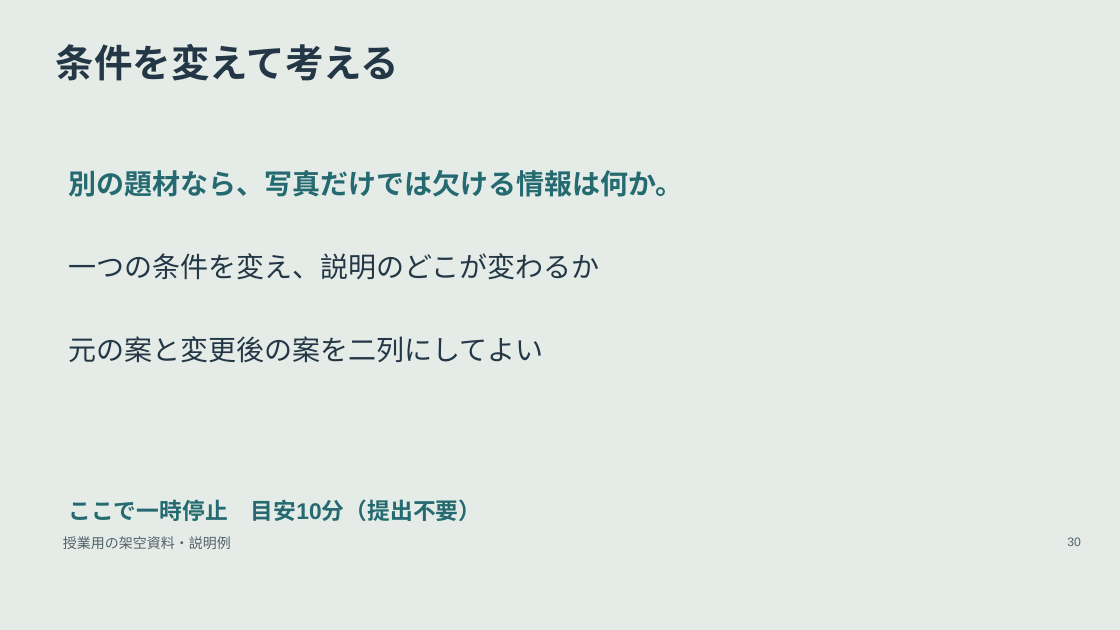
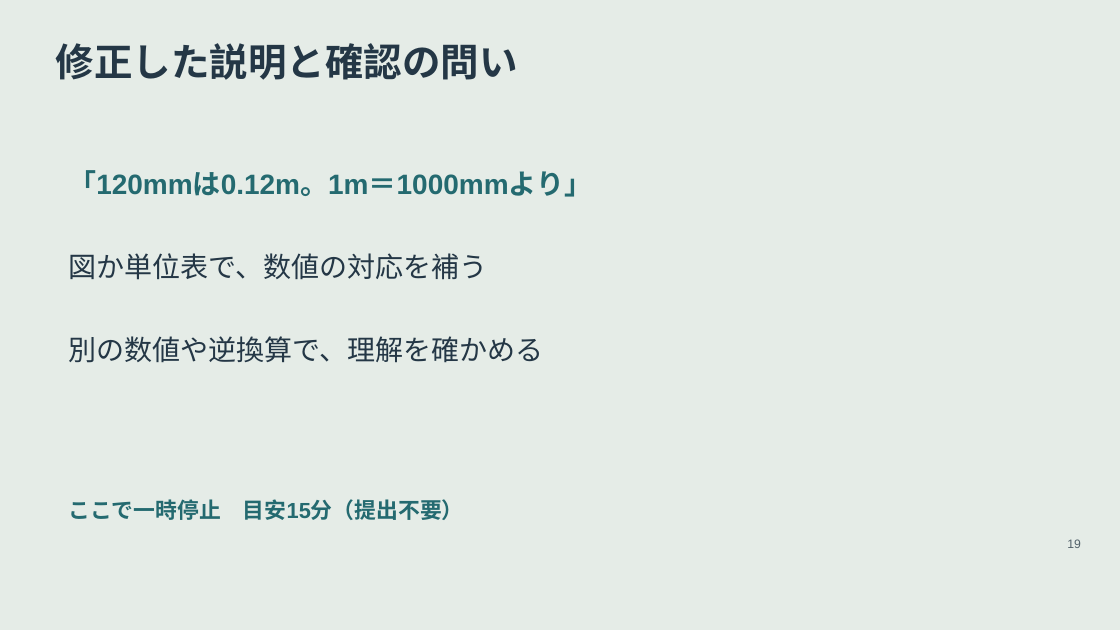
Before and after one commit to zooc-14calbp/industrial-education-i, a slide deck: slide 19 of lessons/11/slides.pptx (slide 30 before the commit). Drawn at 1120x630 pixels with LibreOffice and Linux fonts; fonts in the diff are those of the drawing. Boxes give left, top, right and bottom in pixels: in the first picture for what was removed or moved away, otherwise in the second. Text is boxed around its words. In the diff, an @@ line names an element or a change of style, - is before the commit and + after.

```diff
--- a/lessons/11/slides.pptx
+++ b/lessons/11/slides.pptx
@@ text at <box>56,43,518,80</box>: text changed @@
-条件を変えて考える
+修正した説明と確認の問い
@@ text at <box>68,170,592,197</box>: text changed @@
-別の題材なら、写真だけでは欠ける情報は何か。
+「120mmは0.12m。1m＝1000mmより」
@@ text at <box>68,253,487,280</box>: text changed @@
-一つの条件を変え、説明のどこが変わるか
+図か単位表で、数値の対応を補う
@@ text at <box>68,336,543,363</box>: text changed @@
-元の案と変更後の案を二列にしてよい
+別の数値や逆換算で、理解を確かめる
@@ text at <box>68,499,464,520</box>: text changed; size 19.5 to 18.8 pt @@
-ここで一時停止 目安10分（提出不要）
+ここで一時停止 目安15分（提出不要）
@@ text removed at <box>63,536,231,549</box> @@
-授業用の架空資料・説明例
@@ text removed at <box>1067,537,1081,546</box> @@
-30
@@ text added at <box>1067,539,1081,548</box>, 10.5 pt, text #52616A @@
+19
```
Also in this commit, not shown: 5 other slides changed, 21 slides added, 26 slides removed, 45 other files.
